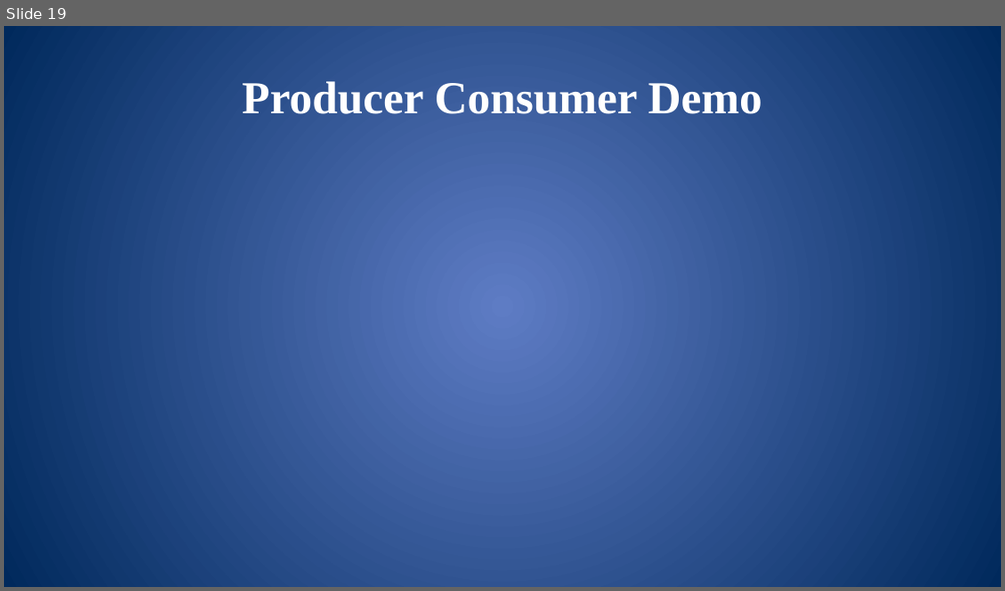
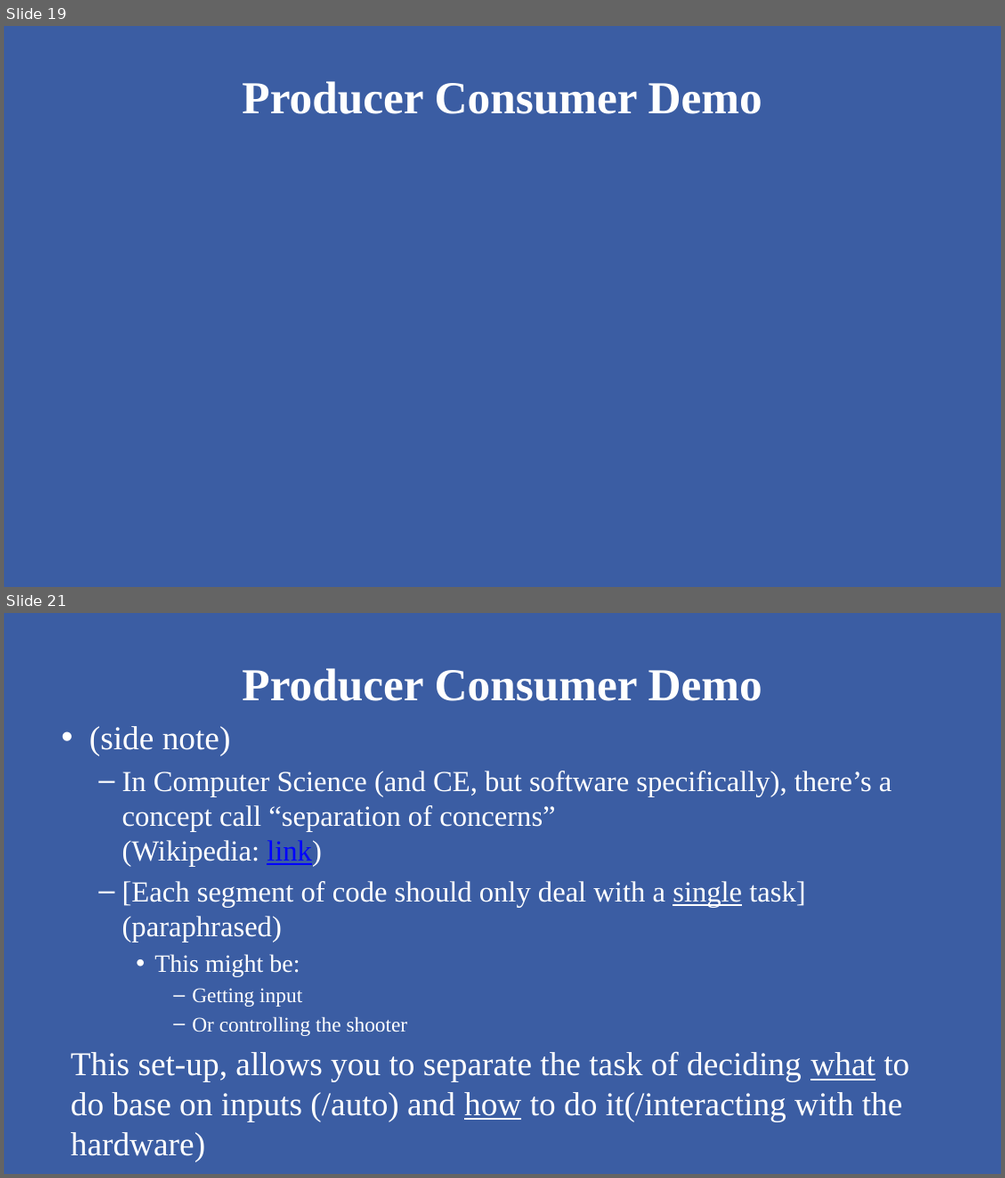
Before and after one commit to mshafer1/frc-labview-workshops, a slide deck: files/2020/LabVIEW_Advanced.pptx. Shown one above the other, each under a label of ours: slide 19 before the commit, slides 19 and 21 after it; the slides between them are not shown. The pictures are 1005x591 and 1005x1178 pixels, drawn with LibreOffice and Linux fonts; fonts in the diff are those of the drawing. Boxes give left, top, right and bottom in pixels: in the first picture for what was removed or moved away, otherwise in the second. Text is boxed around its words. In the diff, an @@ line names an element or a change of style, - is before the commit and + after.

```diff
--- a/files/2020/LabVIEW_Advanced.pptx
+++ b/files/2020/LabVIEW_Advanced.pptx
@@ slide 21 added at [4, 613, 1001, 1174], background gradient #5E7CC5 to #00295C; not listed: 1 template element that a slide beside it also shows @@
@@ title added at [242, 668, 762, 701], 44 pt, text #FFFFFF, bold @@
+Producer Consumer Demo
@@ text added at [71, 726, 909, 1121], 28 pt, text #FFFFFF @@
+• (side note)
+  – In Computer Science (and CE, but software specifically), there’s a concept call “separation of concerns”
+    (Wikipedia: link)
+  – [Each segment of code should only deal with a single task] (paraphrased)
+    • This might be:
+      – Getting input
+      – Or controlling the shooter
+This set-up, allows you to separate the task of deciding what to do base on inputs (/auto) and how to do it(/interacting with the hardware)
@@ slide 19 changed as well @@
@@ rectangle added at [4, 26, 1001, 587], fill #3B5DA3 @@
```
Also in this commit, not shown: 22 other slides changed, 20 other slides added, 1 other file.
